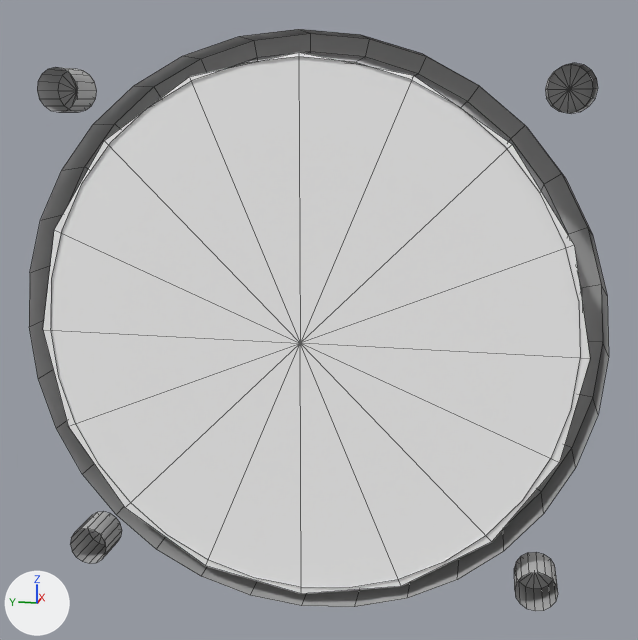
What one commit did to the Blender file dev/asi_pa18.blend.
Camera for both pictures: a 50 mm lens placed at (-0.2934, -0.1622, -0.5071), pointed at (-0.177, -0.1389, -0.5361). The axes (+X, +Y, +Z) are drawn at lower left. The lights are the same throughout. Mesh edges are drawn as thin lines.

The scene before the commit, as lines of its bpy script (objects in view):
```python
ob_bezelinside = bpy.data.objects.new('bezelinside', me_mesh_003)
ob_bezelinside.location = (-0.1802, -0.137, -0.5387)
ob_bezelinside.rotation_euler = (1.571, 0.0, 0.0)  # degrees (90, 0, 0)
ob_bezeloutside = bpy.data.objects.new('bezeloutside', me_mesh_002)
ob_bezeloutside.location = (-0.1802, -0.137, -0.5387)
ob_bezeloutside.rotation_euler = (1.571, 0.0, 0.0)  # degrees (90, 0, 0)
ob_face = bpy.data.objects.new('Face', me_mesh)
ob_face.location = (-0.1802, -0.137, -0.5387)
ob_face.rotation_euler = (1.571, 0.0, 0.0)  # degrees (90, 0, 0)
ob_screws = bpy.data.objects.new('screws', me_cylinder_003)
ob_screws.location = (-0.1802, -0.137, -0.5387)
ob_screws.rotation_euler = (1.571, 0.0, 0.0)  # degrees (90, 0, 0)
```
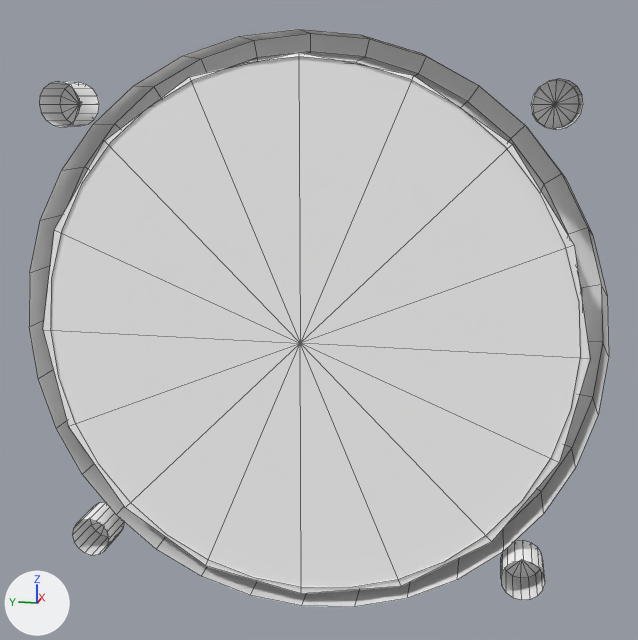
The edits, one by one:
Material 'blackmetal' (mat_blackmetal) changes colour from grey #bcbcbc to white #ffffff; in linear values from (0.5, 0.5, 0.5) to (1.0, 1.0, 1.0).
me_cylinder_003 has 132 vertices, 128 faces and spans x -0.0007..0.0052, y -0.0362..0.0363, z -0.0357..0.0363.
me_cylinder_003 is used by ob_screws; location (-0.1802, -0.137, -0.5387); rotation (1.571, 0.0, 0.0), in degrees (90, 0, 0).
me_cylinder_003 part 1: the loose piece of 33 vertices spanning x -0.0007..0.0052, y -0.0362..-0.0304, z 0.0301..0.0359 is moved by (-0.0018, 0.0026, -0.002).
me_cylinder_003 part 2: the loose piece of 33 vertices spanning x -0.0007..0.0052, y -0.0362..-0.0304, z -0.0357..-0.0299 is moved by (-0.0018, 0.0026, 0.0014).
me_cylinder_003 part 3: the loose piece of 33 vertices spanning x -0.0007..0.0052, y 0.0304..0.0363, z -0.0357..-0.0299 is moved by (-0.0018, -0.0018, 0.0011).
me_cylinder_003 part 4: the loose piece of 33 vertices spanning x -0.0007..0.0052, y 0.0304..0.0363, z 0.0305..0.0363 is moved by (-0.0018, -0.0018, -0.0017).

Changed parts and their boxes [x1, y1, x2, y2] in the pictures (638 x 640 px; the box of a moved part takes in the faces that stretch with it):
'bezeloutside', recoloured: [29, 29, 609, 607] in both
'screws', recoloured, reshaped: before [37, 63, 598, 611]; after [39, 79, 583, 600]
'bezelinside', recoloured: [77, 52, 582, 579] in both
part 1 of me_cylinder_003, moved or reshaped: before [514, 552, 558, 611]; after [501, 541, 545, 600]
part 2 of me_cylinder_003, moved or reshaped: before [70, 511, 122, 564]; after [72, 502, 125, 555]
part 3 of me_cylinder_003, moved or reshaped: before [37, 67, 97, 112]; after [39, 81, 99, 127]
part 4 of me_cylinder_003, moved or reshaped: before [545, 63, 598, 113]; after [531, 79, 583, 130]
